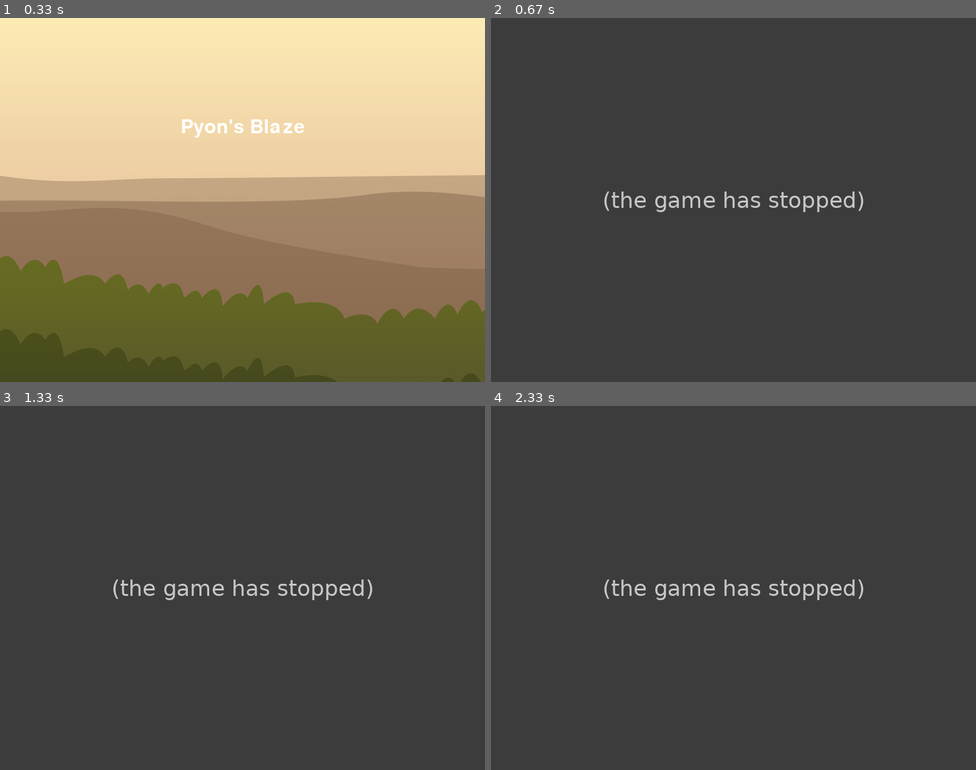
Above: before the commit, frames 1-4 (two rows, left to right).
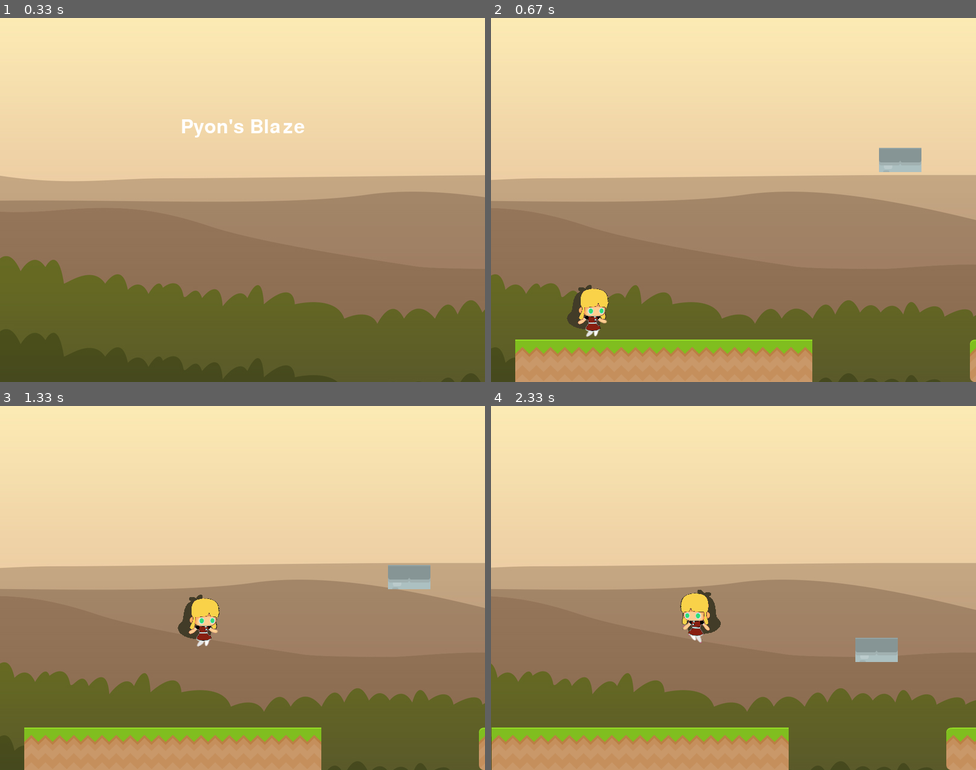
Above: after the commit, the same moments.

Repository: jacobhokanson/pyonsblaze
Game: pygame game, started from blaze_main_game.py
The game is run twice, just before and just after one commit, with the same random seed, the same clock (stepped at 60 frames per second) and the same inputs.
Inputs:
- Up to frame 1 (0.33 s): no input
- Up to frame 2 (0.67 s): tap Space at 0.33 s
- Up to frame 3 (1.33 s): hold Right 0.67-1.13 s; tap Space at 0.73, 1.03, 1.23 s; hold Up from 1.17 s (still down)
- Up to frame 4 (2.33 s): release Up at 1.47 s; hold Right 1.5-1.97 s; tap Space at 1.57, 1.87, 2.07 s; hold Left from 2 s (still down)

Frame 1 is identical in both runs. In frame 2, 100% of the frame differs, in the area x 0-100%, y 0-100%; in frame 3, 100%; in frame 4, 100%.
Error before the commit: AttributeError: 'Level_03' object has no attribute 'shift_world' (blaze_main_game.py line 143); the game stopped at 0.35 s (later frames are placeholders)

Commit message:
Fix world shift changes

Diff:
--- a/blaze_main_game.py
+++ b/blaze_main_game.py
@@ -134,24 +134,24 @@
             if player.rect.right >= 500:
                 diff = player.rect.right - 500
                 player.rect.right = 500
-                current_level.shift_world(-diff)
+                current_level.world_shift_x(-diff)
 
             # If the player gets near the left side, shift the world right (+x)
             if player.rect.left <= 120:
                 diff = 120 - player.rect.left
                 player.rect.left = 120
-                current_level.shift_world(diff)
+                current_level.world_shift_x(diff)
 
             # If the player gets near the top, shift the world down (-y)
             # if player.rect.top >= 400:
 
 
-            current_position = player.rect.x + current_level.world_shift
+            current_position = player.rect.x + current_level.shift_hori
 
             #if player hits bottom of the screen, reset
             if player.rect.y >= constants.SCREEN_HEIGHT - player.rect.height: #and player.change_y >= 0:
                 falling_sound.play()
-                current_level.shift_world((-current_position + player.rect.x))
+                current_level.world_shift_x(-current_position + player.rect.x)
                 player.rect.y = current_level.player_start_y
                 player.rect.x = current_level.player_start_x
 
